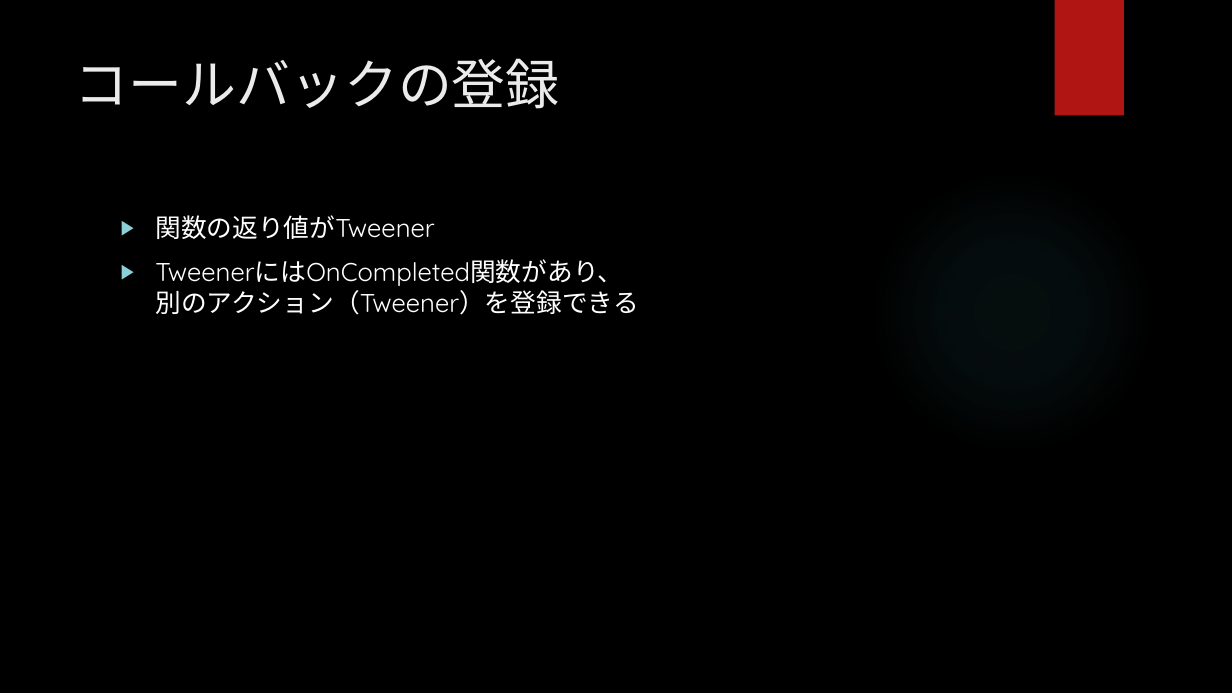
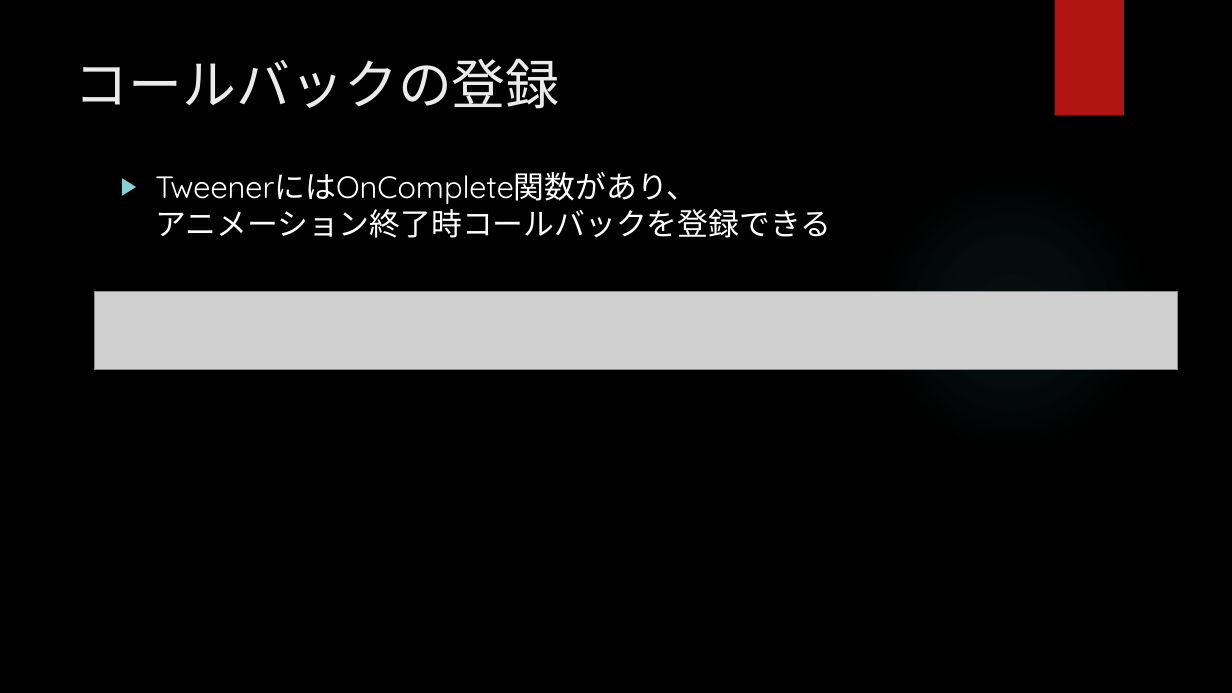
Before and after one commit to hopesnow/Study, a slide deck: slide 7 of RHStudy/Documents/プレゼンテーション1.pptx. Drawn at 1232x693 pixels with LibreOffice and Linux fonts; fonts in the diff are those of the drawing; grey boxes stand for pictures; background and template pictures are left out. Boxes give left, top, right and bottom in pixels: in the first picture for what was removed or moved away, otherwise in the second. Text is boxed around its words. In the diff, an @@ line names an element or a change of style, - is before the commit and + after.

```diff
--- a/RHStudy/Documents/プレゼンテーション1.pptx
+++ b/RHStudy/Documents/プレゼンテーション1.pptx
@@ text at (155,172,831,238): text changed; size 20 to 24 pt @@
-▶ 関数の返り値がTweener
-▶ TweenerにはOnCompleted関数があり、
-  別のアクション（Tweener）を登録できる
+▶ TweenerにはOnComplete関数があり、
+  アニメーション終了時コールバックを登録できる
@@ picture added at (94,292,1177,370) @@
```
Also in this commit, not shown: 6 other slides changed, 4 slides added, 2 slides removed, 1 other file.
